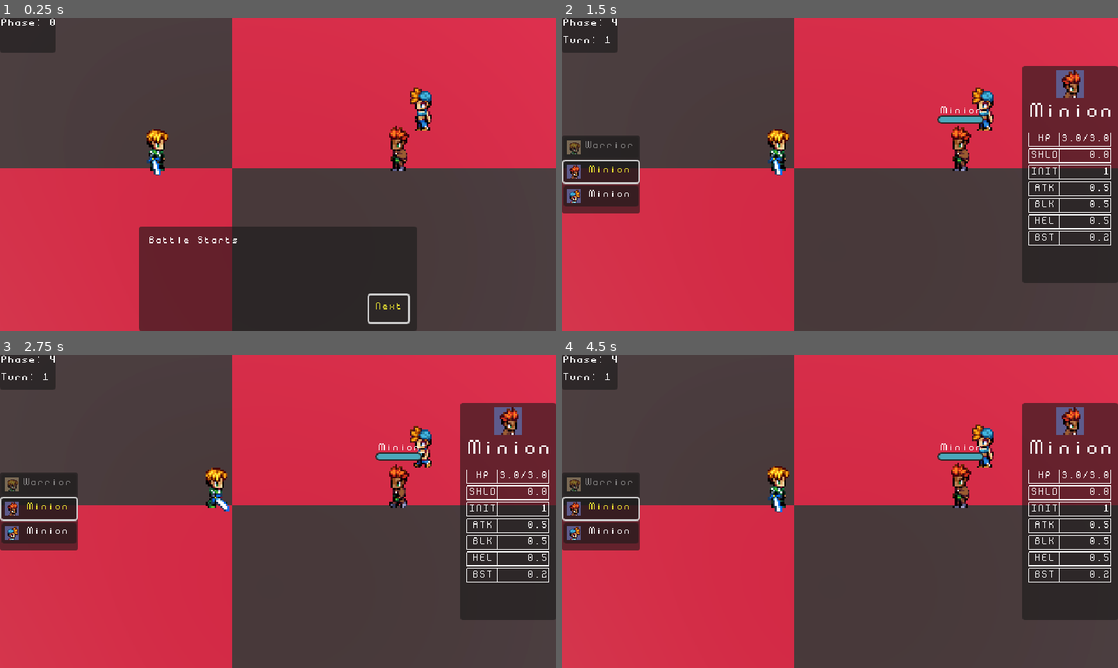
Above: before the commit, frames 1-4 (two rows, left to right).
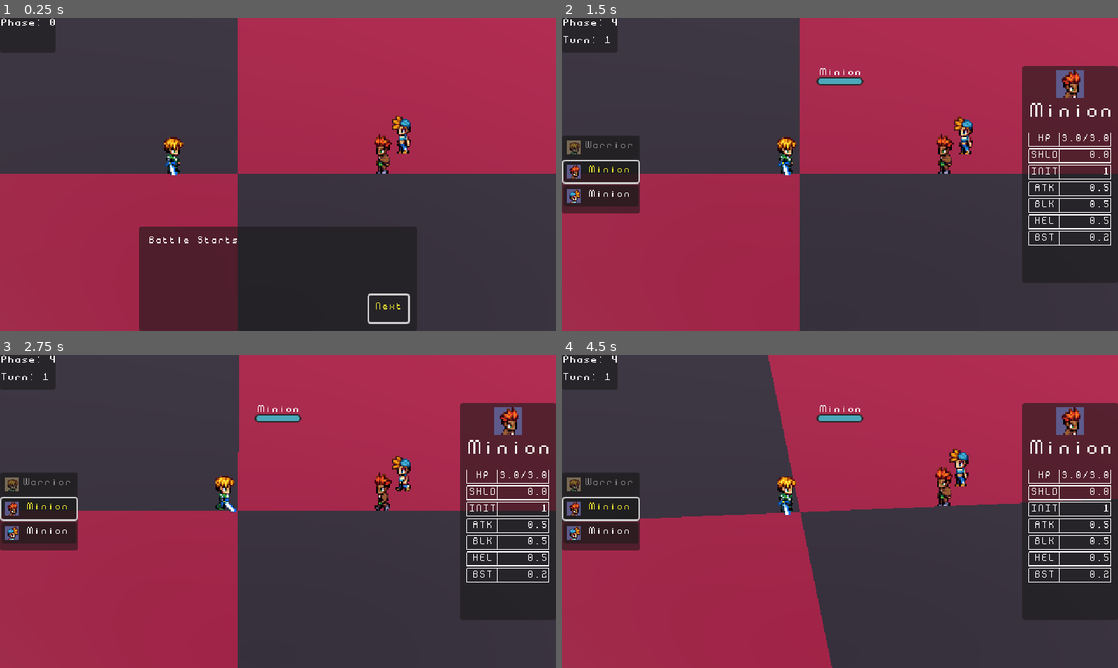
Above: after the commit, the same moments.

Repository: NicolaMigliore/medieval-battles
Game: Godot game, scene res://game_scenes/battle_scene.tscn
The game is run twice, just before and just after one commit, with the same random seed, the same clock (stepped at 60 frames per second) and the same inputs. This scene is started directly instead of the project's main scene.
Inputs (mouse positions are in pixels of both pictures, inside the frame that each line leads up to):
- Up to frame 1 (0.25 s): no input
- Up to frame 2 (1.5 s): click "Next" at 0.5 s; click (706, 265) at 1.25 s
- Up to frame 3 (2.75 s): move the mouse to (400, 495) at 2.02 s; hold Right (input_right) from 2.03 s (still down); tap Q (camera_left, bound only after the commit) at 2.1 s; tap E (camera_right, bound only after the commit) at 2.3 s
- Up to frame 4 (4.5 s): move the mouse to (728, 527) at 2.77 s; release Right (input_right) at 2.78 s; hold Down (input_down) 2.78-3.53 s; tap E (camera_right, bound only after the commit) at 2.85, 3.8, 4.35 s; tap Q (camera_left, bound only after the commit) at 3.05, 3.6 s; move the mouse to (895, 442) at 3.52 s; hold Right (input_right) 3.53-4.28 s; move the mouse to (812, 574) at 4.27 s; hold Up (input_up) from 4.28 s (still down)

The runs differ from the first frame. In frame 1, 46% of the frame differs, in the area x 0-100%, y 0-100%; in frame 2, 44%; in frame 3, 44%; in frame 4, 46%.

Commit message:
dev: [#4](https://github.com/NicolaMigliore/medieval-battles/issues/4) added character movement, new billboard options, and FollowCamera

Diff:
--- /dev/null
+++ b/components/follow_camera/follow_camera.gd
@@ -0,0 +1,42 @@
+extends Camera3D
+class_name  FollowCamera
+
+@export var target:Node3D
+@export var offset: Vector3
+@export var smooth_speed: float = 10
+@export var rotation_speed: float = 2.0
+
+var yaw: float = 0.0
+
+func _process(delta: float) -> void:
+	if not target:
+		return
+
+	# Rotate camera with left/right input.
+	var camera_input := Input.get_axis("camera_left", "camera_right")
+	yaw += camera_input * rotation_speed * delta * -1
+
+	# Rotate the original offset around the character.
+	var rotated_offset := offset.rotated(Vector3.UP, yaw)
+
+	var target_pos := target.global_position + rotated_offset
+	global_position = global_position.lerp(target_pos, smooth_speed * delta)
+
+	# Keep camera pointed at the character.
+	look_at(target.global_position, Vector3.UP)
+
+
+func get_movement_forward() -> Vector3:
+	var rotated_offset := offset.rotated(Vector3.UP, yaw)
+
+	# Direction from camera toward character.
+	var forward := -rotated_offset
+	forward.y = 0.0
+
+	return forward.normalized()
+
+
+func get_movement_right() -> Vector3:
+	var forward := get_movement_forward()
+
+	return Vector3.UP.cross(forward).normalized()
--- /dev/null
+++ b/components/follow_camera/follow_camera.tscn
@@ -0,0 +1,14 @@
+[gd_scene load_steps=3 format=3 uid="uid://buencp2cbn1de"]
+
+[ext_resource type="Script" uid="uid://b7aj7ylqiygsl" path="res://components/follow_camera/follow_camera.gd" id="1_neh0j"]
+
+[sub_resource type="Environment" id="Environment_neh0j"]
+ambient_light_energy = 1.36
+fog_enabled = true
+fog_light_color = Color(0, 0, 0, 1)
+
+[node name="FollowCamera" type="Camera3D"]
+transform = Transform3D(1, 0, 0, 0, 0.90630776, 0.42261827, 0, -0.42261827, 0.90630776, 0, 0, 0)
+environment = SubResource("Environment_neh0j")
+projection = 1
+script = ExtResource("1_neh0j")
--- a/entities/bard/bard.tscn
+++ b/entities/bard/bard.tscn
@@ -8,7 +8,7 @@
 resource_local_to_scene = true
 render_priority = 0
 shader = ExtResource("2_tiuxq")
-shader_parameter/use_billboard = true
+shader_parameter/billboard_mode = 0
 shader_parameter/tilt = 0.0
 shader_parameter/texture_albedo = ExtResource("3_u63v8")
 shader_parameter/flash_color = Color(1, 1, 1, 1)
--- a/entities/berserker/berserker.tscn
+++ b/entities/berserker/berserker.tscn
@@ -8,7 +8,7 @@
 resource_local_to_scene = true
 render_priority = 0
 shader = ExtResource("2_ssbhg")
-shader_parameter/use_billboard = true
+shader_parameter/billboard_mode = 0
 shader_parameter/tilt = 0.0
 shader_parameter/texture_albedo = ExtResource("3_piiiv")
 shader_parameter/flash_color = Color(1, 1, 1, 1)
--- a/entities/character/character.gd
+++ b/entities/character/character.gd
@@ -14,8 +14,16 @@
 @onready var animation_tree = $Animation/AnimationTree
 
 # Properties
+const SPEED = 2.0
 var portrait = null
 var is_player_controlled = false
+
+# Mode
+enum Mode { EXPLORE, BATTLE }
+@export_category("Mode")
+@export var mode = Mode.EXPLORE
+@export var follow_camera:FollowCamera
+@export var overworld_mode: bool = false
 
 # Stats
 @export_category("Stats")
@@ -46,14 +54,49 @@
 
 func _ready():
 	animation_tree.active = true
+	set_mode(mode)
 
 func _physics_process(delta: float) -> void:
+	# Lerp during combat
 	if _must_lerp:
 		global_position = global_position.lerp(_lerp_destination, delta * _lerp_speed)
 		if global_position.distance_squared_to(_lerp_destination) < 0.0001:
 			_must_lerp = false
 			destination_reached.emit()
 
+	# World movement
+	if mode == Mode.EXPLORE:
+		# Get the input direction and handle the movement/deceleration.
+		# As good practice, you should replace UI actions with custom gameplay actions.
+		var input_dir := Input.get_vector("input_left", "input_right", "input_up", "input_down")
+		var direction := Vector3.ZERO
+		if follow_camera:
+			var forward := follow_camera.get_movement_forward()
+			var right := -follow_camera.get_movement_right()
+
+			# Ignore vertical movement
+			forward.y = 0
+			right.y = 0
+
+			forward = forward.normalized()
+			right = right.normalized()
+
+			direction = (
+				right * input_dir.x +
+				forward * -input_dir.y
+			).normalized()
+		else:
+			direction = Vector3(input_dir.x, 0, input_dir.y).normalized()
+
+		if direction:
+			velocity.x = direction.x * SPEED
+			velocity.z = direction.z * SPEED
+		else:
+			velocity.x = move_toward(velocity.x, 0, SPEED)
+			velocity.z = move_toward(velocity.z, 0, SPEED)
+
+		move_and_slide()
+
 
 func lerp_to(destination: Vector3, speed: float = 8.0) -> void:
 	_lerp_destination = destination
@@ -62,7 +105,9 @@
 
 
 #region Init
-func init(opts: Dictionary) -> void:
+func init(opts: Dictionary, new_mode:Mode = Mode.EXPLORE) -> void:
+	set_mode(new_mode)
+
 	# Set starting HP
 	hp = max_hp
 
@@ -84,6 +129,19 @@
 	var sprite: Sprite3D = get_node("Sprite3D")
 	sprite.flip_h = flip_h
 
+#endregion
+
+
+#region Mode
+func set_mode(new_mode:Mode) -> void:
+	mode = new_mode
+
+	# Set billboard mode
+	match new_mode:
+		Mode.EXPLORE:
+			set_shader_parameter("billboard_mode", 2)
+		Mode.BATTLE:
+			set_shader_parameter("billboard_mode", 1)
 #endregion
 
 
@@ -321,3 +379,12 @@
 	particles.emitting = emit
 
 #endregion
+
+
+#region Shader
+
+func set_shader_parameter(param_name: String, value) -> void:
+	var sprite: Sprite3D = get_node("Sprite3D")
+	sprite.material_override.set_shader_parameter(param_name, value)
+
+#endregion
--- a/entities/character/character.tscn
+++ b/entities/character/character.tscn
@@ -243,7 +243,7 @@
 resource_local_to_scene = true
 render_priority = 0
 shader = ExtResource("2_7315l")
-shader_parameter/use_billboard = true
+shader_parameter/billboard_mode = 0
 shader_parameter/tilt = 0.0
 shader_parameter/texture_albedo = ExtResource("2_6i0tm")
 shader_parameter/flash_color = Color(1, 1, 1, 1)
@@ -854,7 +854,7 @@
 states/character_right_idle/node = SubResource("AnimationNodeAnimation_2ltml")
 states/character_right_idle/position = Vector2(286, 126)
 transitions = ["Start", "character_right_idle", SubResource("AnimationNodeStateMachineTransition_xn0r5"), "character_ri …(1746 unchanged characters)…
-graph_offset = Vector2(-232.6466, 126.67603)
+graph_offset = Vector2(-242.6466, -69.32397)
 
 [node name="Character" type="CharacterBody3D"]
 transform = Transform3D(1.5, 0, 0, 0, 1.5, 0, 0, 0, 1.5, 0, 0, 0)
--- a/entities/character/hit_flash.gdshader
+++ b/entities/character/hit_flash.gdshader
@@ -1,30 +1,74 @@
 shader_type spatial;
 render_mode blend_mix, unshaded, cull_disabled;
 
-uniform bool use_billboard;
+uniform int billboard_mode : hint_enum("Disabled", "Enabled", "Y-Billboard") = 0;
 uniform float tilt : hint_range(-3.14159, 3.14159) = 0.0;
 varying vec2 local_pos;
 
 void vertex() {
 	local_pos = VERTEX.xy;
 
-	if (use_billboard){
-		// billboard keeping stretch scaleing
-        mat4 mv = VIEW_MATRIX * mat4(INV_VIEW_MATRIX[0], INV_VIEW_MATRIX[1], INV_VIEW_MATRIX[2], MODEL_MATRIX[3]);
+	// Normal rendering by default
+	mat4 mv = VIEW_MATRIX * MODEL_MATRIX;
+
+	if (billboard_mode == 1) {
+		// Full billboard
+		mv = VIEW_MATRIX * mat4(
+			INV_VIEW_MATRIX[0],
+			INV_VIEW_MATRIX[1],
+			INV_VIEW_MATRIX[2],
+			MODEL_MATRIX[3]
+		);
+
 		mv[0].xyz *= length(MODEL_MATRIX[0].xyz);
 		mv[1].xyz *= length(MODEL_MATRIX[1].xyz);
 		mv[2].xyz *= length(MODEL_MATRIX[2].xyz);
 
-		// Roll around the view axis (screen-space tilt)
+	} else if (billboard_mode == 2) {
+		// Y-billboard
+		vec3 camera_pos = INV_VIEW_MATRIX[3].xyz;
+		vec3 object_pos = MODEL_MATRIX[3].xyz;
+
+		vec3 forward = camera_pos - object_pos;
+		forward.y = 0.0;
+
+		// Avoid normalize(vec3(0))
+		if (length(forward) > 0.0001) {
+			forward = normalize(forward);
+		} else {
+			forward = vec3(0.0, 0.0, 1.0);
+		}
+
+		vec3 up = vec3(0.0, 1.0, 0.0);
+		vec3 right = normalize(cross(up, forward));
+
+		mat4 billboard_model = mat4(
+			vec4(right, 0.0),
+			vec4(up, 0.0),
+			vec4(forward, 0.0),
+			MODEL_MATRIX[3]
+		);
+
+		mv = VIEW_MATRIX * billboard_model;
+
+		mv[0].xyz *= length(MODEL_MATRIX[0].xyz);
+		mv[1].xyz *= length(MODEL_MATRIX[1].xyz);
+		mv[2].xyz *= length(MODEL_MATRIX[2].xyz);
+	}
+
+	if (billboard_mode > 0) {
+		// Screen-space tilt
 		float s = sin(tilt);
 		float c = cos(tilt);
+
 		vec3 right = mv[0].xyz;
 		vec3 up = mv[1].xyz;
+
 		mv[0].xyz = right * c + up * s;
 		mv[1].xyz = -right * s + up * c;
+	}
 
-		MODELVIEW_MATRIX = mv;
-	}
+	MODELVIEW_MATRIX = mv;
 }
 
 // Color flash uniforms
--- a/entities/mage/mage.tscn
+++ b/entities/mage/mage.tscn
@@ -8,7 +8,7 @@
 resource_local_to_scene = true
 render_priority = 0
 shader = ExtResource("2_xlaau")
-shader_parameter/use_billboard = true
+shader_parameter/billboard_mode = 0
 shader_parameter/tilt = 0.0
 shader_parameter/texture_albedo = ExtResource("3_gbp4t")
 shader_parameter/flash_color = Color(1, 1, 1, 1)
--- a/entities/minion/minion.tscn
+++ b/entities/minion/minion.tscn
@@ -8,7 +8,7 @@
 resource_local_to_scene = true
 render_priority = 0
 shader = ExtResource("2_syyib")
-shader_parameter/use_billboard = true
+shader_parameter/billboard_mode = 0
 shader_parameter/tilt = 0.0
 shader_parameter/texture_albedo = ExtResource("3_awkh2")
 shader_parameter/flash_color = Color(1, 1, 1, 1)
--- a/entities/tank/tank.tscn
+++ b/entities/tank/tank.tscn
@@ -8,7 +8,7 @@
 resource_local_to_scene = true
 render_priority = 0
 shader = ExtResource("2_axr6c")
-shader_parameter/use_billboard = true
+shader_parameter/billboard_mode = 0
 shader_parameter/tilt = 0.0
 shader_parameter/texture_albedo = ExtResource("3_eykj3")
 shader_parameter/flash_color = Color(1, 1, 1, 1)
--- a/entities/warrior/warrior.tscn
+++ b/entities/warrior/warrior.tscn
@@ -8,7 +8,7 @@
 resource_local_to_scene = true
 render_priority = 0
 shader = ExtResource("2_rw3ev")
-shader_parameter/use_billboard = true
+shader_parameter/billboard_mode = 0
 shader_parameter/tilt = 0.0
 shader_parameter/texture_albedo = ExtResource("3_gvgwg")
 shader_parameter/flash_color = Color(1, 1, 1, 1)
@@ -26,12 +26,5 @@
 [node name="Warrior" instance=ExtResource("1_3ggnq")]
 initiative = 2
 
-[node name="HealGiveParticles" parent="CollisionShape3D/Particles" index="5"]
-emitting = false
-
-[node name="GPUParticlesAttractorBox3D" parent="CollisionShape3D/Particles" index="6"]
-strength = 1.0
-radius = 10.0
-
 [node name="Sprite3D" parent="." index="1"]
 material_override = SubResource("ShaderMaterial_o3umg")
--- a/game_scenes/battle_manager.gd
+++ b/game_scenes/battle_manager.gd
@@ -6,7 +6,7 @@
 @onready var ally_slots = $AllySlots
 @onready var enemy_slots = $EnemySlots
 @onready var battle_ui:BattleUI = $"../UI/BattleUI"
-@onready var camera: Camera3D = $"../Camera3D"
+@onready var camera: Camera3D = $"../FollowCamera"
 
 var _combatants: Array = []		# List of all combatants
 var _remaining: Array = []		# List of combatants that haven't completed actions
@@ -43,9 +43,11 @@
 		# TODO: Review if this is still needed or if already instantiated Character
 		var character = BattleData.allies[i].scene.instantiate()
 		ally_slots.get_child(i).add_child(character)
-		character.init(BattleData.allies[i])
+		character.init(BattleData.allies[i], Character.Mode.BATTLE)
 		# Update shader (for shield)
-		character.get_node("Sprite3D").material_override.set_shader_parameter("shield_active", character.block > 0)
+		# character.get_node("Sprite3D").material_override.set_shader_parameter("shield_active", character.block > 0)
+		# character.set_shader_parameter("billboard_mode", 1)
+		character.set_shader_parameter("shield_active", character.block > 0)
 
 
 		var actions_per_turn =_get_actions_per_turn(character)
@@ -64,8 +66,13 @@
 	for i in BattleData.enemies.size():
 		var character = BattleData.enemies[i].scene.instantiate()
 		enemy_slots.get_child(i).add_child(character)
-		character.init(BattleData.enemies[i])		# configure character stats
+		character.init(BattleData.enemies[i], Character.Mode.BATTLE)		# configure character stats
 		character.set_sprite_flip(true)
+
+		# Update shader (for shield)
+		# character.set_shader_parameter("billboard_mode", 1)
+		character.set_shader_parameter("shield_active", character.block > 0)
+
 		var actions_per_turn =_get_actions_per_turn(character)
 		_combatants.append({
 			"idx": combatant_idx,
@@ -254,7 +261,8 @@
 				cur_target.character.block = max(0, cur_target.character.block - amount)
 				amount = max(0, amount - block_amount)
 				if cur_target.character.block <= 0:
-					cur_target.character.get_node("Sprite3D").material_override.set_shader_parameter("shield_active", cur_target.character.block > 0)
+					# cur_target.character.get_node("Sprite3D").material_override.set_shader_parameter("shield_active", cur_target.character.block > 0)
+					cur_target.character.set_shader_parameter("shield_active", cur_target.character.block > 0)
 
 			# Animate attacker
 			cur_unit.character.play_anticipation()
@@ -339,7 +347,8 @@
 			await cur_unit.character.block_particles_finished
 
 			# Update shader
-			cur_target.character.get_node("Sprite3D").material_override.set_shader_parameter("shield_active", cur_target.character.block > 0)
+			# cur_target.character.get_node("Sprite3D").material_override.set_shader_parameter("shield_active", cur_target.character.block > 0)
+			cur_target.character.set_shader_parameter("shield_active", cur_target.character.block > 0)
 
 			execution_message = "%s shields %s for %.2f shield power bringing the total to %.2f" % [
 				cur_unit.character.actor_name,
--- a/game_scenes/battle_scene.tscn
+++ b/game_scenes/battle_scene.tscn
@@ -1,6 +1,7 @@
-[gd_scene load_steps=16 format=3 uid="uid://bj15rhr1ng8jb"]
+[gd_scene load_steps=17 format=3 uid="uid://bj15rhr1ng8jb"]
 
 [ext_resource type="Script" uid="uid://dunatilrt2rne" path="res://game_scenes/battle_scene.gd" id="1_2vy4q"]
+[ext_resource type="PackedScene" uid="uid://buencp2cbn1de" path="res://components/follow_camera/follow_camera.tscn" id="2_bx7jq"]
 [ext_resource type="Texture2D" uid="uid://dasp1b2pit54a" path="res://placeholder_texture.png" id="3_rd2ks"]
 [ext_resource type="Script" uid="uid://dphg88qjbs8wa" path="res://game_scenes/battle_manager.gd" id="4_ctw5g"]
 [ext_resource type="Script" uid="uid://dlq0hw4cacpns" path="res://UI/battle_ui.gd" id="5_pavr6"]
@@ -30,12 +31,17 @@
 [node name="WorldEnvironment" type="WorldEnvironment" parent="."]
 environment = SubResource("Environment_pavr6")
 
-[node name="Camera3D" type="Camera3D" parent="."]
-transform = Transform3D(-4.0321286e-08, -0.8202917, 0.5719454, -1.6878333e-08, 0.5719454, 0.8202917, -1, 2.342173e-08, -3.6906734e-08, 0.7764139, 1.0623724, -6.7092025e-09)
-projection = 1
-fov = 70.0
-size = 2.595789
-far = 3999.85
+[node name="FollowCamera" type="Camera3D" parent="."]
+transform = Transform3D(1, 0, 0, 0, 0.8660254, 0.5, 0, -0.5, 0.8660254, 0, 1, 2)
+
+[node name="FollowCamera_OLD" parent="." node_paths=PackedStringArray("target") instance=ExtResource("2_bx7jq")]
+transform = Transform3D(1, 0, 0, 0, 0.9063077, 0.42261824, 0, -0.42261824, 0.9063077, -0.3436923, 1.4226183, -3.9615966e-08)
+current = true
+size = 3.0
+target = NodePath("../CameraTarget")
+offset = Vector3(3, 1.5, 0)
+
+[node name="CameraTarget" type="Marker3D" parent="."]
 
 [node name="CSGBox3D" type="CSGBox3D" parent="."]
 transform = Transform3D(1, 0, 0, 0, 1, 0, 0, 0, 1, -0.023101807, -0.25115967, 0.3809204)
@@ -171,7 +177,7 @@
 columns = 2
 
 [node name="AttackButton" parent="UI/BattleUI/PickActionPanel/MarginContainer/HBoxContainer/GridContainer" instance=ExtResource("11_k3wpr")]
-custom_minimum_size = Vector2(60, 20)
+custom_minimum_size = Vector2(72, 25)
 layout_mode = 2
 icon_texture = ExtResource("6_e7vad")
 icon_size = Vector2i(16, 16)
@@ -179,7 +185,7 @@
 min_size = Vector2(60, 16)
 
 [node name="HealButton" parent="UI/BattleUI/PickActionPanel/MarginContainer/HBoxContainer/GridContainer" instance=ExtResource("11_k3wpr")]
-custom_minimum_size = Vector2(60, 20)
+custom_minimum_size = Vector2(60, 25)
 layout_mode = 2
 icon_texture = ExtResource("7_6k1j2")
 icon_size = Vector2i(16, 16)
@@ -187,7 +193,7 @@
 min_size = Vector2(60, 16)
 
 [node name="BlockButton" parent="UI/BattleUI/PickActionPanel/MarginContainer/HBoxContainer/GridContainer" instance=ExtResource("11_k3wpr")]
-custom_minimum_size = Vector2(60, 20)
+custom_minimum_size = Vector2(64, 25)
 layout_mode = 2
 icon_texture = ExtResource("8_msidb")
 icon_size = Vector2i(16, 16)
@@ -195,7 +201,7 @@
 min_size = Vector2(60, 16)
 
 [node name="BoostButton" parent="UI/BattleUI/PickActionPanel/MarginContainer/HBoxContainer/GridContainer" instance=ExtResource("11_k3wpr")]
-custom_minimum_size = Vector2(60, 20)
+custom_minimum_size = Vector2(64, 25)
 layout_mode = 2
 icon_texture = ExtResource("9_k3wpr")
 icon_size = Vector2i(16, 16)
@@ -203,7 +209,7 @@
 min_size = Vector2(60, 16)
 
 [node name="WaitButton" parent="UI/BattleUI/PickActionPanel/MarginContainer/HBoxContainer/GridContainer" instance=ExtResource("11_k3wpr")]
-custom_minimum_size = Vector2(60, 20)
+custom_minimum_size = Vector2(60, 25)
 layout_mode = 2
 icon_texture = ExtResource("10_wqxba")
 icon_size = Vector2i(16, 16)
--- a/game_scenes/game_state_machine.gd
+++ b/game_scenes/game_state_machine.gd
@@ -2,6 +2,7 @@
 
 var scenes = {
 	title = preload("res://game_scenes/title_scene.tscn"),
+	tavern = preload("res://game_scenes/tavern_scene.tscn"),
 	battle = preload("res://game_scenes/battle_scene.tscn"),
 	spar = preload("res://game_scenes/spar_selection_scene.tscn")
 }
@@ -9,7 +10,7 @@
 var active_scene = null
 
 func _ready() -> void:
-	switch_scene("spar")
+	switch_scene("tavern")
 
 func switch_scene(scene_name) -> void:
 	active_scene_name = scene_name
--- a/project.godot
+++ b/project.godot
@@ -59,6 +59,16 @@
 , Object(InputEventKey,"resource_local_to_scene":false,"resource_name":"","device":-1,"window_id":0,"alt_pressed":false …(183 unchanged characters)…
 ]
 }
+camera_left={
+"deadzone": 0.2,
+"events": [Object(InputEventKey,"resource_local_to_scene":false,"resource_name":"","device":-1,"window_id":0,"alt_pressed":false,"shift_pressed":false,"ctrl_pressed":false,"meta_pressed":false,"pressed":false,"keycode":0,"physical_keycode":81,"key_label":0,"unicode":113,"location":0,"echo":false,"script":null)
+]
+}
+camera_right={
+"deadzone": 0.2,
+"events": [Object(InputEventKey,"resource_local_to_scene":false,"resource_name":"","device":-1,"window_id":0,"alt_pressed":false,"shift_pressed":false,"ctrl_pressed":false,"meta_pressed":false,"pressed":false,"keycode":0,"physical_keycode":69,"key_label":0,"unicode":101,"location":0,"echo":false,"script":null)
+]
+}
 
 [rendering]
 
Not shown, added: components/follow_camera/follow_camera.gd.uid
